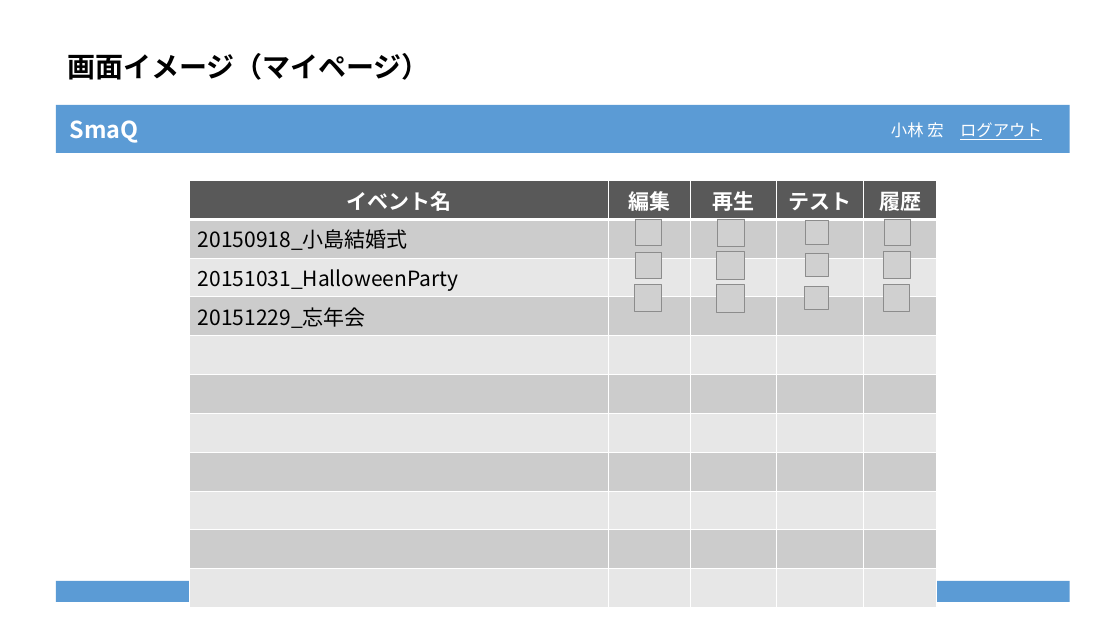
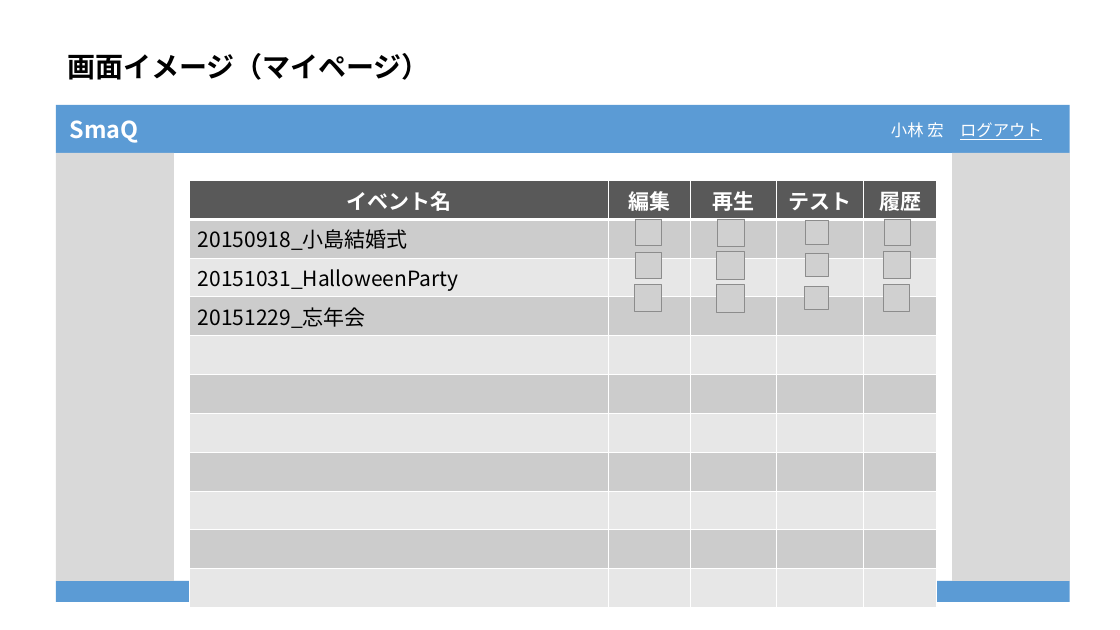
Before and after one commit to team405/ProjectAllStar, a slide deck: slide 1 of 01_doc/00_design/画面イメージ.pptx. Drawn at 1120x630 pixels with LibreOffice and Linux fonts; fonts in the diff are those of the drawing; grey boxes stand for pictures. Boxes give left, top, right and bottom in pixels: in the first picture for what was removed or moved away, otherwise in the second. Text is boxed around its words. In the diff, an @@ line names an element or a change of style, - is before the commit and + after.

```diff
--- a/01_doc/00_design/画面イメージ.pptx
+++ b/01_doc/00_design/画面イメージ.pptx
@@ rectangle added at (56, 153, 174, 581), fill #D9D9D9 @@
@@ rectangle added at (952, 153, 1070, 581), fill #D9D9D9 @@
```
Also in this commit, not shown: 1 slide added.
